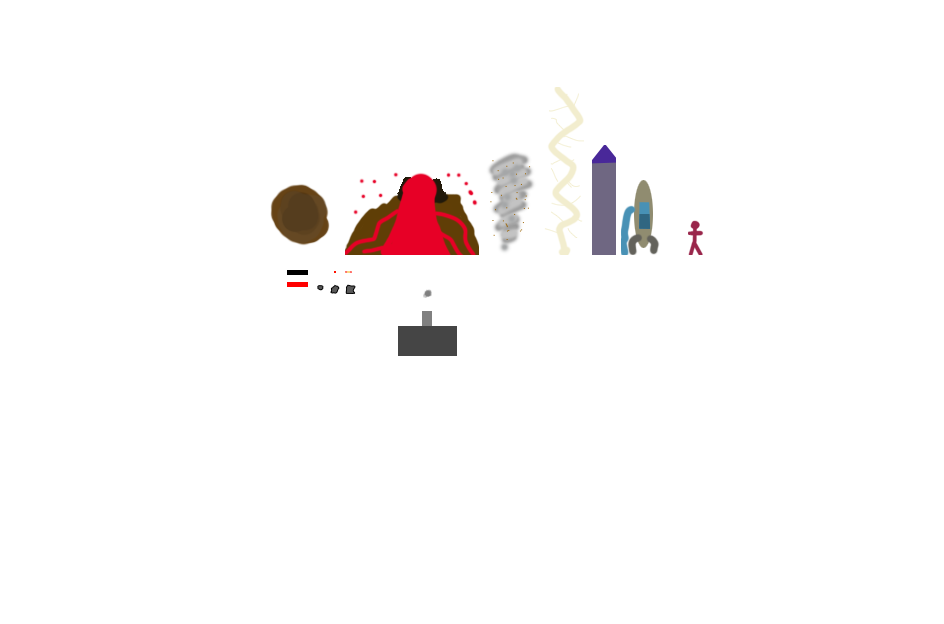
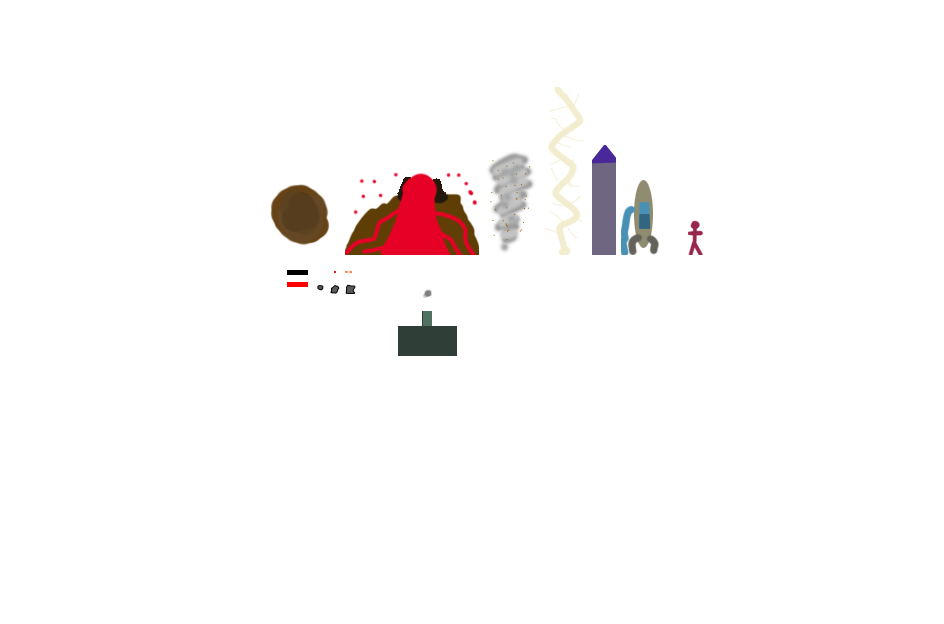
Layered file, before and after one edit (944x624). Changes by layer:
painted on "Vrstva 15" over [398, 311, 457, 356]
